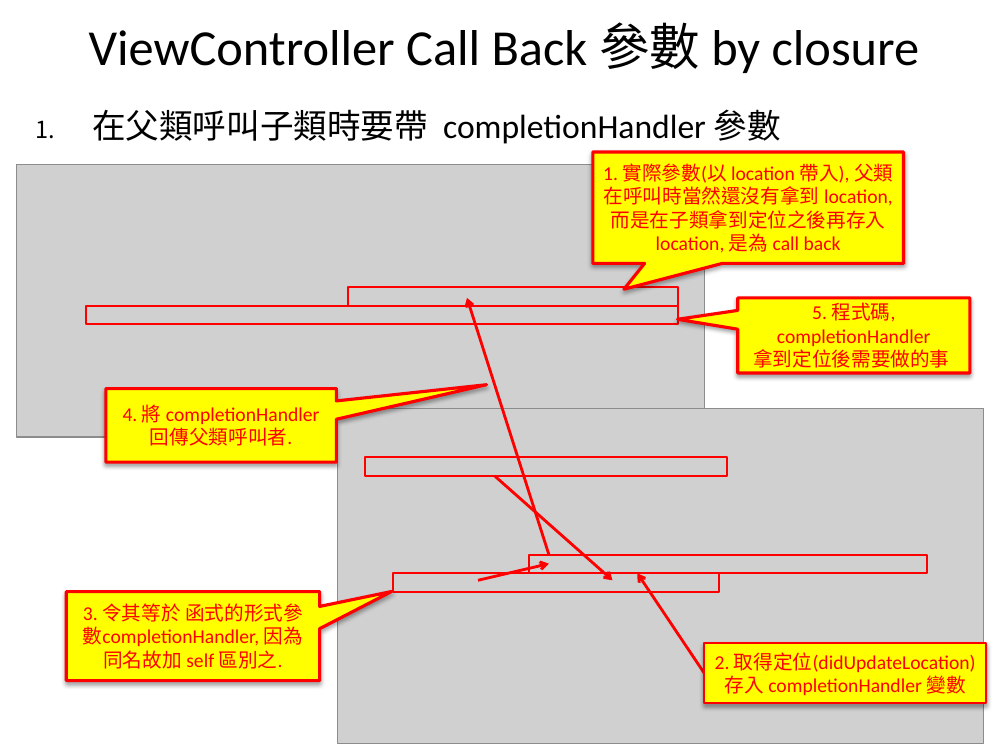
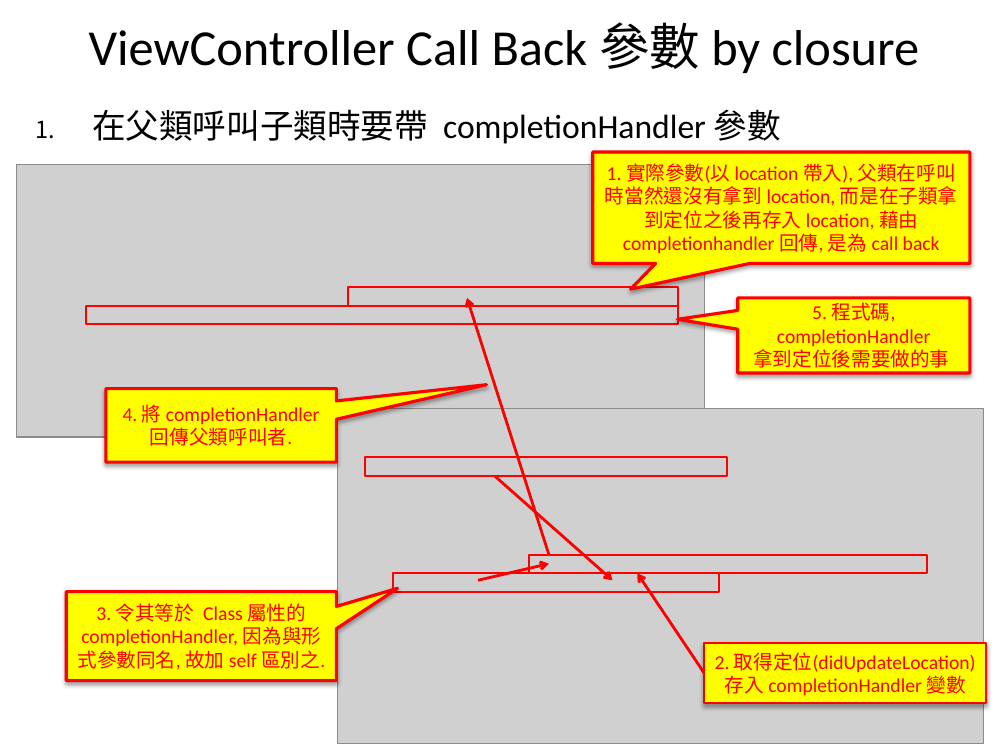
Before and after one commit to TeddyChen1688/iOS-280-NTU-17-03, a slide deck: slide 26 of 筆記/iOS 筆記_02 傳遞資料 Delegation-Closure 17-0309.pptx (slide 25 before the commit). Drawn at 1008x756 pixels with LibreOffice and Linux fonts; fonts in the diff are those of the drawing; grey boxes stand for pictures. Boxes give left, top, right and bottom in pixels: in the first picture for what was removed or moved away, otherwise in the second. Text is boxed around its words. In the diff, an @@ line names an element or a change of style, - is before the commit and + after.

Commit message:
Update Delegate & Closure
To clarify the idea

```diff
--- a/筆記/iOS 筆記_02 傳遞資料 Delegation-Closure 17-0309.pptx
+++ b/筆記/iOS 筆記_02 傳遞資料 Delegation-Closure 17-0309.pptx
@@ speech box "1. 實際參數(以 location 帶入), 父類在呼叫時當然還沒有拿到 ..." resized from (x1=593, y1=152, x2=903, y2=264) to (x1=593, y1=152, x2=970, y2=264) @@
@@ text in speech box at (x1=605, y1=163, x2=958, y2=253): text changed @@
-1. 實際參數(以 location 帶入), 父類在呼叫時當然還沒有拿到 location, 而是在子類拿到定位之後再存入 location, 是為 call back
+1. 實際參數(以 location 帶入), 父類在呼叫時當然還沒有拿到 location, 而是在子類拿到定位之後再存入 location, 藉由 completionhandler 回傳, 是為 call back
@@ speech box "3. 令其等於 Class 屬性的completionHandler, 因為與形式參數同名, ..." resized from (x1=67, y1=592, x2=320, y2=680) to (x1=67, y1=592, x2=337, y2=680) @@
@@ speech box "3. 令其等於 Class 屬性的completionHandler, 因為與形式參數同名, ..." at (x1=67, y1=592, x2=337, y2=680): proportions changed @@
@@ text in speech box at (x1=77, y1=603, x2=325, y2=670): text changed @@
-3. 令其等於 函式的形式參數completionHandler, 因為同名故加 self 區別之.
+3. 令其等於 Class 屬性的completionHandler, 因為與形式參數同名, 故加 self 區別之.
```
Also in this commit, not shown: 4 slides added, 3 other files.
